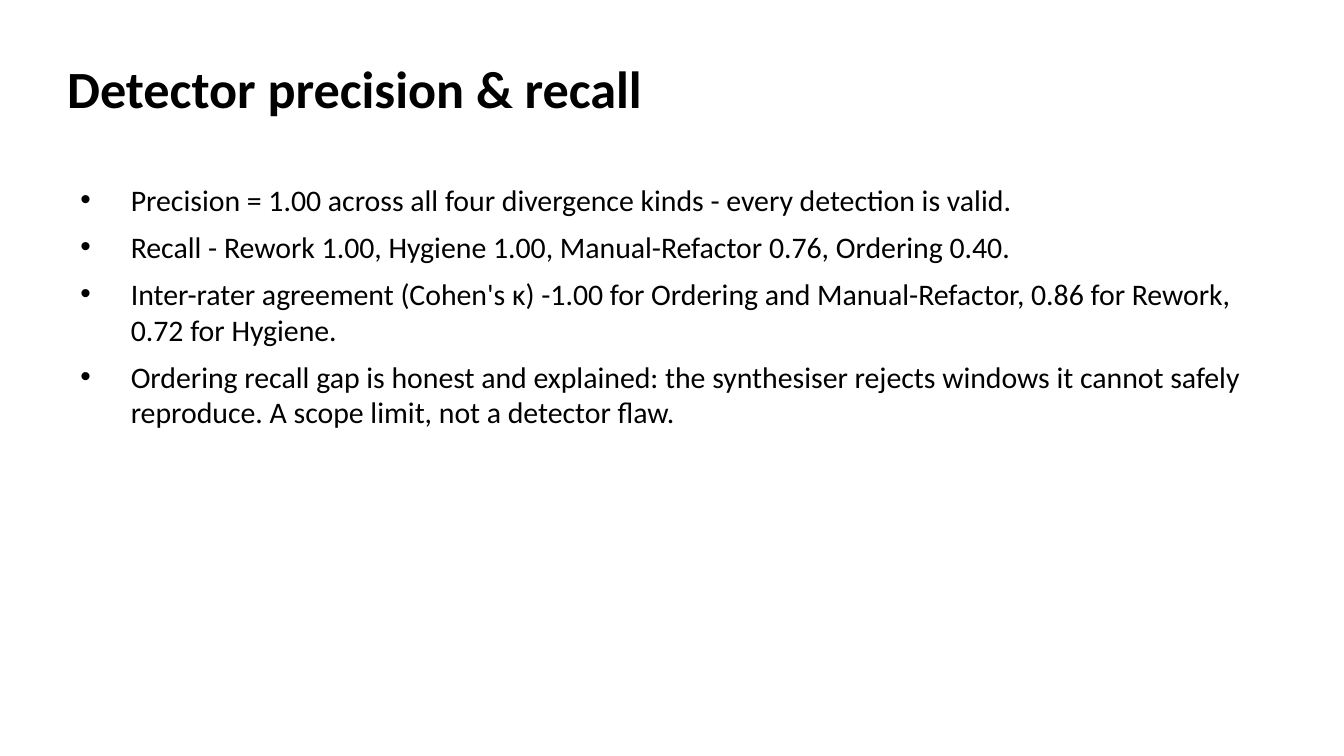
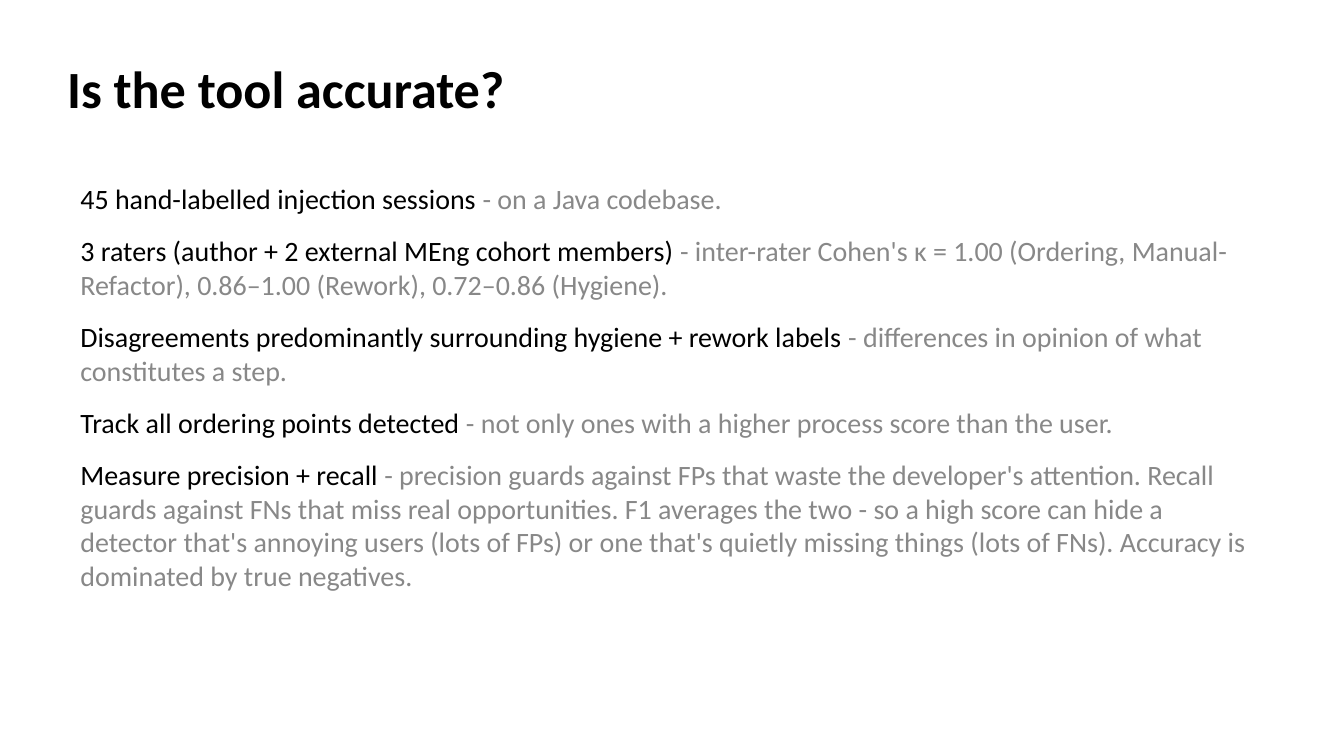
Before and after one commit to EthanHosier/fyp, a slide deck: slide 16 of presentation/slides.pptx. Drawn at 1344x756 pixels with LibreOffice and Linux fonts; fonts in the diff are those of the drawing. Boxes give left, top, right and bottom in pixels: in the first picture for what was removed or moved away, otherwise in the second. Text is boxed around its words. In the diff, an @@ line names an element or a change of style, - is before the commit and + after.

Commit message:
feat: add the accuracy metrics stuff

```diff
--- a/presentation/slides.pptx
+++ b/presentation/slides.pptx
@@ text at <box>67,71,504,109</box>: text changed @@
-Detector precision & recall
+Is the tool accurate?
@@ text at <box>80,189,1245,591</box>: text changed; size 16 to 15 pt; text colour #000000 to #888888 @@
-• Precision = 1.00 across all four divergence kinds - every detection is valid.
-• Recall - Rework 1.00, Hygiene 1.00, Manual-Refactor 0.76, Ordering 0.40.
-• Inter-rater agreement (Cohen's κ) -1.00 for Ordering and Manual-Refactor, 0.86 for Rework, 0.72 for Hygiene.
-• Ordering recall gap is honest and explained: the synthesiser rejects windows it cannot safely reproduce. A scope limit, not a detector flaw.
+• 45 hand-labelled injection sessions - on a Java codebase.
+• 3 raters (author + 2 external MEng cohort members) - inter-rater Cohen's κ = 1.00 (Ordering, Manual-Refactor), 0.86–1.00 (Rework), 0.72–0.86 (Hygiene).
+• Disagreements predominantly surrounding hygiene + rework labels - differences in opinion of what constitutes a step.
+• Track all ordering points detected - not only ones with a higher process score than the user.
+• Measure precision + recall - precision guards against FPs that waste the developer's attention. Recall guards against FNs that miss real opportunities. F1 averages the two - so a high score can hide a detector that's annoying users (lots of FPs) or one that's quietly missing things (lots of FNs). Accuracy is dominated by true negatives.
```
Also in this commit, not shown: 1 slide added, 1 other file.
